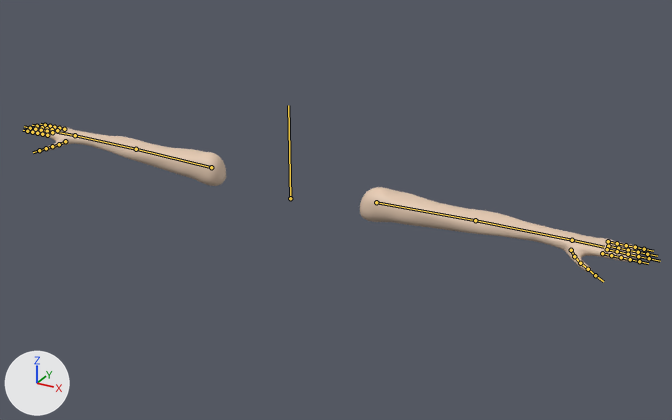
A saved change to the FBX model Progetto_SVG/Assets/Assets/Models/PlayerArms.fbx.
One viewpoint serves both versions: a camera (50 mm lens) standing at (3.1, -4.99, 2.49) and looking at (0.46, -0.2, 0.09). The lights are fixed; the arrows at lower left show +X, +Y and +Z. The bones that bend it are drawn over the model as lines.
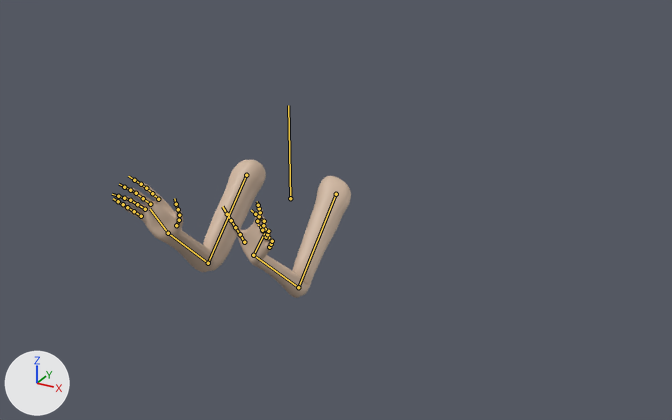
The newer file adds an action. The first version stands in its rest pose; the second is drawn at frame 18 of the action 'Armature|Attack'.

The edits, one by one:
Bone 'Bicep.L' (bone_bicep_l) moves from (0.0, 0.0, 0.0) to (-0.02, -0.6, 0.0).
Bone 'Bicep.L' (bone_bicep_l) turns from (0, 0, 0) to (47, -7, -100) degrees about its own x, y and z.
Bone 'Arm.L' (bone_arm_l) turns from (0, 0, 0) to (100, 10, 61) degrees about its own x, y and z.
Bone 'Hand.L' (bone_hand_l) turns from (0, 0, 0) to (-11, 0, 47) degrees about its own x, y and z.
Bone 'Pinky1.L' (bone_pinky1_l) moves from (0.0, 0.0, 0.0) to (-0.01, -0.03, 0.01).
Bone 'Pinky1.L' (bone_pinky1_l) turns from (0, 0, 0) to (-13, 4, -18) degrees about its own x, y and z.
Bone 'Pinky2.L' (bone_pinky2_l) turns from (0, 0, 0) to (3, 0, -2) degrees about its own x, y and z.
Bone 'Pinky3.L' (bone_pinky3_l) turns from (0, 0, 0) to (15, 7, -21) degrees about its own x, y and z.
Bone 'Ring1.L' (bone_ring1_l) moves from (0.0, 0.0, 0.0) to (0.0, -0.01, 0.0).
Bone 'Ring1.L' (bone_ring1_l) turns from (0, 0, 0) to (-15, 3, -18) degrees about its own x, y and z.
Bone 'Ring2.L' (bone_ring2_l) turns from (0, 0, 0) to (3, -2, -3) degrees about its own x, y and z.
Bone 'Ring3.L' (bone_ring3_l) turns from (0, 0, 0) to (6, -2, -26) degrees about its own x, y and z.
Bone 'Middle1.L' (bone_middle1_l) turns from (0, 0, 0) to (-9, 0, -18) degrees about its own x, y and z.
Bone 'Middle2.L' (bone_middle2_l) turns from (0, 0, 0) to (3, -2, -3) degrees about its own x, y and z.
Bone 'Middle3.L' (bone_middle3_l) turns from (0, 0, 0) to (6, -5, -26) degrees about its own x, y and z.
Bone 'Index1.L' (bone_index1_l) moves from (0.0, 0.0, 0.0) to (0.01, 0.03, 0.0).
Bone 'Index1.L' (bone_index1_l) turns from (0, 0, 0) to (-8, 0, -11) degrees about its own x, y and z.
Bone 'Index2.L' (bone_index2_l) turns from (0, 0, 0) to (1, -6, -4) degrees about its own x, y and z.
Bone 'Index3.L' (bone_index3_l) turns from (0, 0, 0) to (-1, -8, -14) degrees about its own x, y and z.
Bone 'Thumb1.L' (bone_thumb1_l) turns from (0, 0, 0) to (10, 15, 1) degrees about its own x, y and z.
Bone 'Thumb2.L' (bone_thumb2_l) turns from (0, 0, 0) to (5, -17, -13) degrees about its own x, y and z.
Bone 'Thumb3.L' (bone_thumb3_l) turns from (0, 0, 0) to (-4, 47, -5) degrees about its own x, y and z.
Bone 'Bicep.R' (bone_bicep_r) moves from (0.0, 0.0, 0.0) to (0.02, -0.6, 0.0).
Bone 'Bicep.R' (bone_bicep_r) turns from (0, 0, 0) to (47, 7, 100) degrees about its own x, y and z.
Bone 'Arm.R' (bone_arm_r) turns from (0, 0, 0) to (100, -10, -61) degrees about its own x, y and z.
Bone 'Hand.R' (bone_hand_r) turns from (0, 0, 0) to (-11, 1, -43) degrees about its own x, y and z.
Bone 'Pinky1.R' (bone_pinky1_r) moves from (0.0, 0.0, 0.0) to (0.01, -0.03, 0.01).
Bone 'Pinky1.R' (bone_pinky1_r) turns from (0, 0, 0) to (-13, -4, 18) degrees about its own x, y and z.
Bone 'Pinky2.R' (bone_pinky2_r) turns from (0, 0, 0) to (3, 0, 2) degrees about its own x, y and z.
Bone 'Pinky3.R' (bone_pinky3_r) turns from (0, 0, 0) to (15, -7, 21) degrees about its own x, y and z.
Bone 'Ring1.R' (bone_ring1_r) moves from (0.0, 0.0, 0.0) to (0.0, -0.01, 0.0).
Bone 'Ring1.R' (bone_ring1_r) turns from (0, 0, 0) to (-15, -3, 18) degrees about its own x, y and z.
Bone 'Ring2.R' (bone_ring2_r) turns from (0, 0, 0) to (3, 2, 3) degrees about its own x, y and z.
Bone 'Ring3.R' (bone_ring3_r) turns from (0, 0, 0) to (6, 2, 26) degrees about its own x, y and z.
Bone 'Middle1.R' (bone_middle1_r) turns from (0, 0, 0) to (-9, 0, 18) degrees about its own x, y and z.
Bone 'Middle2.R' (bone_middle2_r) turns from (0, 0, 0) to (3, 2, 3) degrees about its own x, y and z.
Bone 'Middle3.R' (bone_middle3_r) turns from (0, 0, 0) to (6, 5, 26) degrees about its own x, y and z.
Bone 'Index1.R' (bone_index1_r) moves from (0.0, 0.0, 0.0) to (-0.01, 0.03, 0.0).
Bone 'Index1.R' (bone_index1_r) turns from (0, 0, 0) to (-8, 0, 11) degrees about its own x, y and z.
Bone 'Index2.R' (bone_index2_r) turns from (0, 0, 0) to (1, 6, 4) degrees about its own x, y and z.
Bone 'Index3.R' (bone_index3_r) turns from (0, 0, 0) to (-1, 8, 14) degrees about its own x, y and z.
Bone 'Thumb1.R' (bone_thumb1_r) turns from (0, 0, 0) to (10, -15, -1) degrees about its own x, y and z.
Bone 'Thumb2.R' (bone_thumb2_r) turns from (0, 0, 0) to (5, 17, 13) degrees about its own x, y and z.
Bone 'Thumb3.R' (bone_thumb3_r) turns from (0, 0, 0) to (-4, -47, 5) degrees about its own x, y and z.

Pixel boxes [x1, y1, x2, y2] of what changed, in the pictures (672 x 420 px):
'Plane', posed (62% narrower, 6% shorter)
    before: [31, 125, 642, 272]
    after: [121, 160, 351, 298]
bone 'Bicep.L', root to tip
    before: (376, 202) to (475, 220)
    after: (336, 194) to (298, 287)
bone 'Arm.L', root to tip
    before: (475, 220) to (572, 240)
    after: (298, 287) to (253, 255)
bone 'Hand.L', root to tip
    before: (572, 240) to (604, 247)
    after: (253, 255) to (263, 235)
bone 'Pinky1.L', root to tip
    before: (608, 241) to (617, 243)
    after: (269, 247) to (271, 244)
bone 'Pinky2.L', root to tip
    before: (617, 243) to (626, 245)
    after: (271, 244) to (272, 241)
bone 'Pinky3.L', root to tip
    before: (626, 245) to (635, 247)
    after: (272, 241) to (268, 237)
bone 'Ring1.L', root to tip
    before: (608, 246) to (618, 248)
    after: (266, 237) to (267, 234)
bone 'Ring2.L', root to tip
    before: (618, 248) to (628, 250)
    after: (267, 234) to (268, 231)
bone 'Ring3.L', root to tip
    before: (628, 250) to (638, 252)
    after: (268, 231) to (265, 229)
bone 'Middle1.L', root to tip
    before: (607, 249) to (617, 251)
    after: (262, 230) to (263, 225)
bone 'Middle2.L', root to tip
    before: (617, 251) to (628, 254)
    after: (263, 225) to (264, 221)
bone 'Middle3.L', root to tip
    before: (628, 254) to (638, 256)
    after: (264, 221) to (259, 217)
bone 'Index1.L', root to tip
    before: (602, 253) to (611, 255)
    after: (257, 221) to (259, 216)
bone 'Index2.L', root to tip
    before: (611, 255) to (621, 257)
    after: (259, 216) to (260, 212)
bone 'Index3.L', root to tip
    before: (621, 257) to (630, 259)
    after: (260, 212) to (259, 208)
bone 'Thumb1.L', root to tip
    before: (571, 250) to (574, 256)
    after: (244, 242) to (240, 234)
bone 'Thumb2.L', root to tip
    before: (574, 256) to (580, 263)
    after: (240, 234) to (235, 227)
bone 'Thumb3.L', root to tip
    before: (580, 263) to (588, 269)
    after: (235, 227) to (231, 220)
bone 'Bicep.R', root to tip
    before: (211, 167) to (136, 149)
    after: (246, 175) to (208, 263)
bone 'Arm.R', root to tip
    before: (136, 149) to (75, 135)
    after: (208, 263) to (168, 233)
bone 'Hand.R', root to tip
    before: (75, 135) to (57, 132)
    after: (168, 233) to (150, 209)
bone 'Pinky1.R', root to tip
    before: (64, 129) to (59, 128)
    after: (141, 216) to (134, 211)
bone 'Pinky2.R', root to tip
    before: (59, 128) to (54, 127)
    after: (134, 211) to (127, 207)
bone 'Pinky3.R', root to tip
    before: (54, 127) to (50, 126)
    after: (127, 207) to (123, 204)
bone 'Ring1.R', root to tip
    before: (57, 130) to (52, 129)
    after: (145, 209) to (137, 204)
bone 'Ring2.R', root to tip
    before: (52, 129) to (47, 128)
    after: (137, 204) to (130, 200)
bone 'Ring3.R', root to tip
    before: (47, 128) to (42, 127)
    after: (130, 200) to (124, 198)
bone 'Middle1.R', root to tip
    before: (52, 132) to (47, 131)
    after: (150, 204) to (143, 198)
bone 'Middle2.R', root to tip
    before: (47, 131) to (41, 130)
    after: (143, 198) to (136, 193)
bone 'Middle3.R', root to tip
    before: (41, 130) to (35, 129)
    after: (136, 193) to (130, 190)
bone 'Index1.R', root to tip
    before: (47, 135) to (42, 134)
    after: (158, 199) to (152, 193)
bone 'Index2.R', root to tip
    before: (42, 134) to (37, 133)
    after: (152, 193) to (146, 188)
bone 'Index3.R', root to tip
    before: (37, 133) to (32, 132)
    after: (146, 188) to (141, 184)
bone 'Thumb1.R', root to tip
    before: (65, 141) to (59, 144)
    after: (176, 225) to (179, 220)
bone 'Thumb2.R', root to tip
    before: (59, 144) to (52, 146)
    after: (179, 220) to (179, 215)
bone 'Thumb3.R', root to tip
    before: (52, 146) to (46, 148)
    after: (179, 215) to (178, 209)
